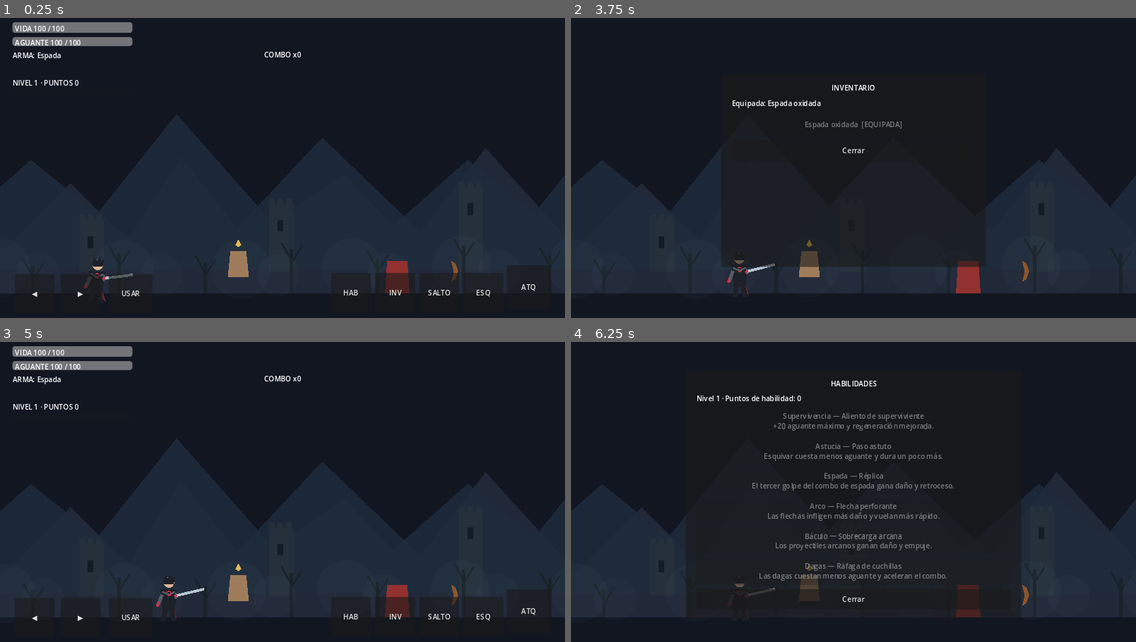
Above: before the commit, frames 1-4 (two rows, left to right).
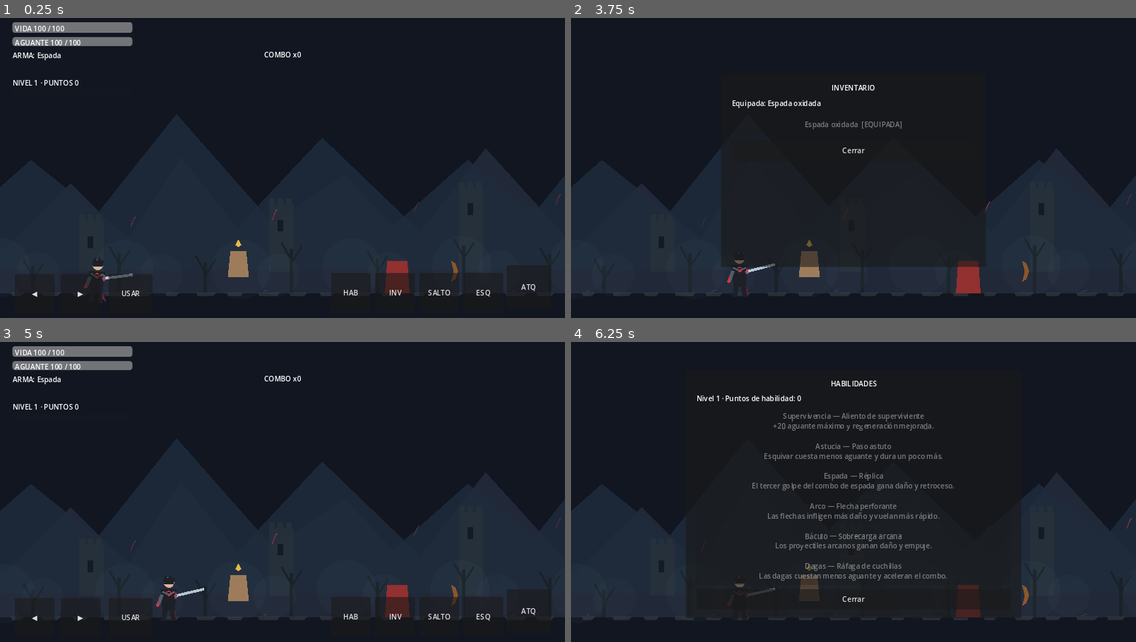
Above: after the commit, the same moments.

Repository: LoloscarPrr/EchoFragment
Game: Godot game, scene res://scenes/main/Main.tscn
Same seed, same stepped clock (60 frames per second), same inputs: the game is played once before the commit and once after it.
Inputs:
- Up to frame 1 (0.25 s): no input
- Up to frame 2 (3.75 s): click "◀" at 0.5 s; click "▶" at 1.25 s; click "SALTO" at 2 s; click "ESQ" at 2.75 s; click "INV" at 3.5 s
- Up to frame 3 (5 s): click "Cerrar" at 4.25 s
- Up to frame 4 (6.25 s): click "HAB" at 5 s; tap Enter at 5.75 s; hold D (move_right) from 5.78 s (still down); tap E (interact) at 5.85 s; tap Space (jump) at 6.02 s

The runs differ from the first frame. In frame 1, less than 0.1% of the frame differs, in the area x 23-100%, y 58-70%; in frame 2, less than 0.1%; in frame 3, less than 0.1%; in frame 4, less than 0.1%.

Commit message:
feat(world): add broken road details and echo fragments in Valle Gris

Diff:
--- a/scripts/world/ValleGrisAtmosphere.gd
+++ b/scripts/world/ValleGrisAtmosphere.gd
@@ -36,6 +36,26 @@
 		draw_line(root, trunk_end, ink, 8.0)
 		draw_line(trunk_end + Vector2(0, 25), trunk_end + Vector2(-22, -15), ink, 5.0)
 		draw_line(trunk_end + Vector2(0, 31), trunk_end + Vector2(24, -7), ink, 4.0)
+	# Broken road slabs and scattered rubble create visual rhythm along the trail.
+	for i in range(59):
+		var x := 24.0 + float(i) * 70.0
+		var variation := float((i * 41) % 17)
+		var slab_width := 31.0 + float((i * 13) % 21)
+		draw_colored_polygon(PackedVector2Array([
+			Vector2(x, ground_y - 2.0),
+			Vector2(x + slab_width, ground_y - 2.0),
+			Vector2(x + slab_width - 8.0, ground_y + 7.0),
+			Vector2(x + 4.0, ground_y + 7.0)
+		]), Color(0.29, 0.31, 0.32, 0.42))
+		if i % 4 == 0:
+			draw_line(Vector2(x + 12.0, ground_y - 3.0), Vector2(x + 16.0 + variation, ground_y - 8.0), Color(0.45, 0.48, 0.49, 0.25), 2.0)
+	# Fragmented echoes in the ruins glow subtly without obscuring interaction cues.
+	for i in range(12):
+		var x := 300.0 + float(i) * 321.0
+		var y := 479.0 - float((i * 17) % 55)
+		var flicker := 0.50 + 0.25 * sin(_mist_time * 1.2 + float(i) * 1.9)
+		draw_line(Vector2(x - 4.0, y + 11.0), Vector2(x + 2.0, y - 6.0), Color(0.67, 0.19, 0.29, flicker), 2.0)
+		draw_line(Vector2(x + 2.0, y - 6.0), Vector2(x + 7.0, y - 13.0), Color(0.80, 0.31, 0.42, flicker * 0.8), 2.0)
 	# Soft, shifting banks of mist stay below head height.
 	for i in range(17):
 		var x := float(i) * 265.0 + sin(_mist_time * 0.15 + float(i)) * 18.0
